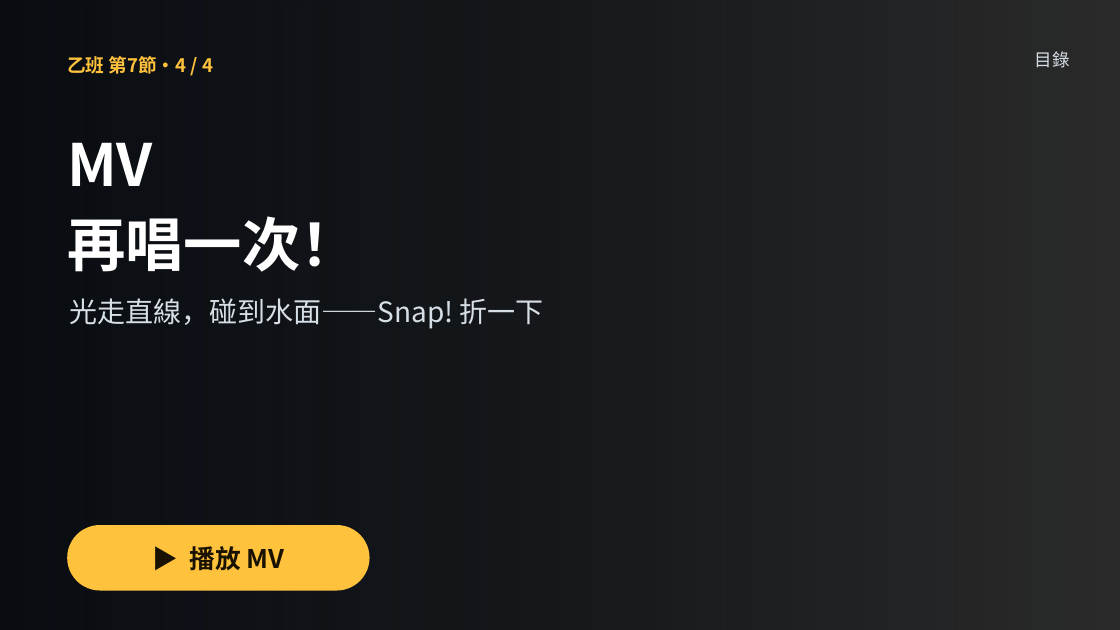
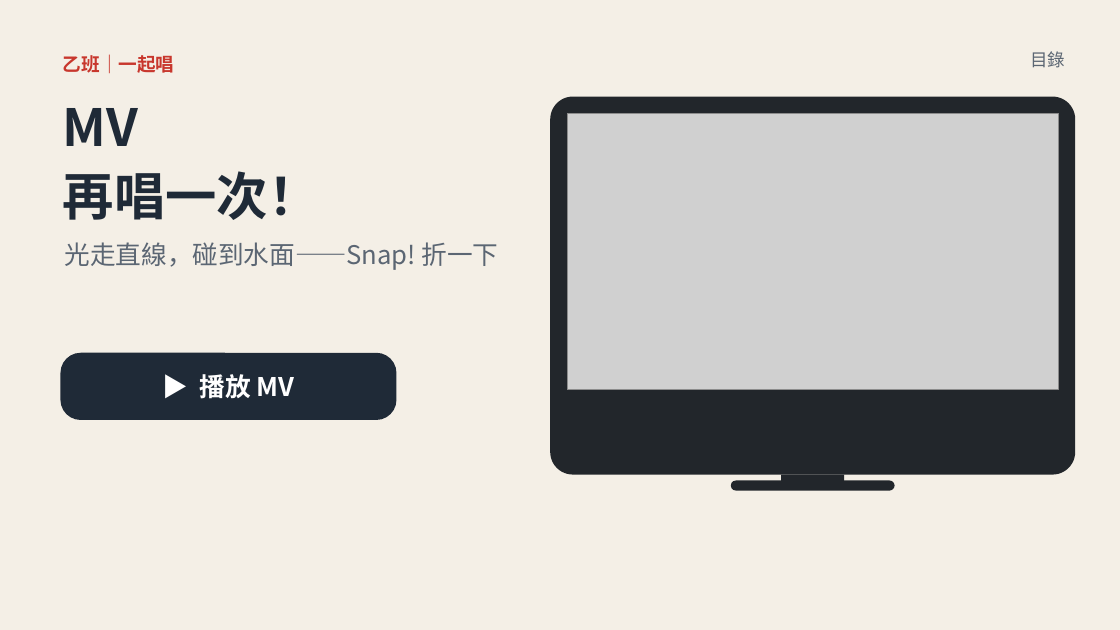
Before and after one commit to classtools1020/classtools1020.github.io, a slide deck: slide 27 of light-refract/1016/slides.pptx (slide 17 before the commit). Drawn at 1120x630 pixels with LibreOffice and Linux fonts; fonts in the diff are those of the drawing; grey boxes stand for pictures; background and template pictures are left out; a plain dark background stands for a picture behind light text. Boxes give left, top, right and bottom in pixels: in the first picture for what was removed or moved away, otherwise in the second. Text is boxed around its words. In the diff, an @@ line names an element or a change of style, - is before the commit and + after.

```diff
--- a/light-refract/1016/slides.pptx
+++ b/light-refract/1016/slides.pptx
@@ background picture (left out) to #FFFFFF @@
@@ rectangle at (0, 0, 1120, 630): fill gradient #05090F to #F4EFE6 @@
@@ text at (63, 54, 175, 73): text changed; text colour #FFC23D to #C8372D @@
-乙班 第7節・4 / 4
+乙班｜一起唱
@@ text "目錄" at (1030, 51, 1065, 68): text colour #D6DEE6 to #5B6673; line spacing 1.15 to 1.12 @@
@@ text "MV": place and size @@
-text "MV" at (67, 142, 359, 272)
+text "MV" at (63, 108, 320, 220)
@@ text "MV" at (63, 108, 320, 220): size 50 to 44 pt, text colour #FFFFFF to #1F2A37; line spacing 1.15 to 1.12 @@
@@ rounded rectangle added at (550, 97, 1075, 475), fill #22262B @@
@@ picture added at (567, 113, 1059, 390) @@
@@ text "光走直線，碰到水面——Snap! 折一下": place and size @@
-text "光走直線，碰到水面——Snap! 折一下" at (70, 298, 544, 329)
+text "光走直線，碰到水面——Snap! 折一下" at (65, 242, 499, 270)
@@ text "光走直線，碰到水面——Snap! 折一下" at (65, 242, 499, 270): size 24 to 22 pt, text colour #D6DEE6 to #5B6673; line spacing 1.15 to 1.12 @@
@@ rounded rectangle "▶ 播放 MV": place and size @@
-rounded rectangle "▶ 播放 MV" at (67, 525, 370, 591)
+rounded rectangle "▶ 播放 MV" at (60, 353, 397, 420)
@@ rounded rectangle "▶ 播放 MV" at (60, 353, 397, 420): text colour #1A1200 to #FFFFFF; fill #FFC23D to #1F2A37; proportions changed @@
@@ rectangle added at (781, 475, 844, 483), fill #22262B @@
@@ rounded rectangle added at (731, 481, 895, 491), fill #22262B @@
```
Also in this commit, not shown: 11 other slides changed, 16 slides added, 6 slides removed, 14 other files.
